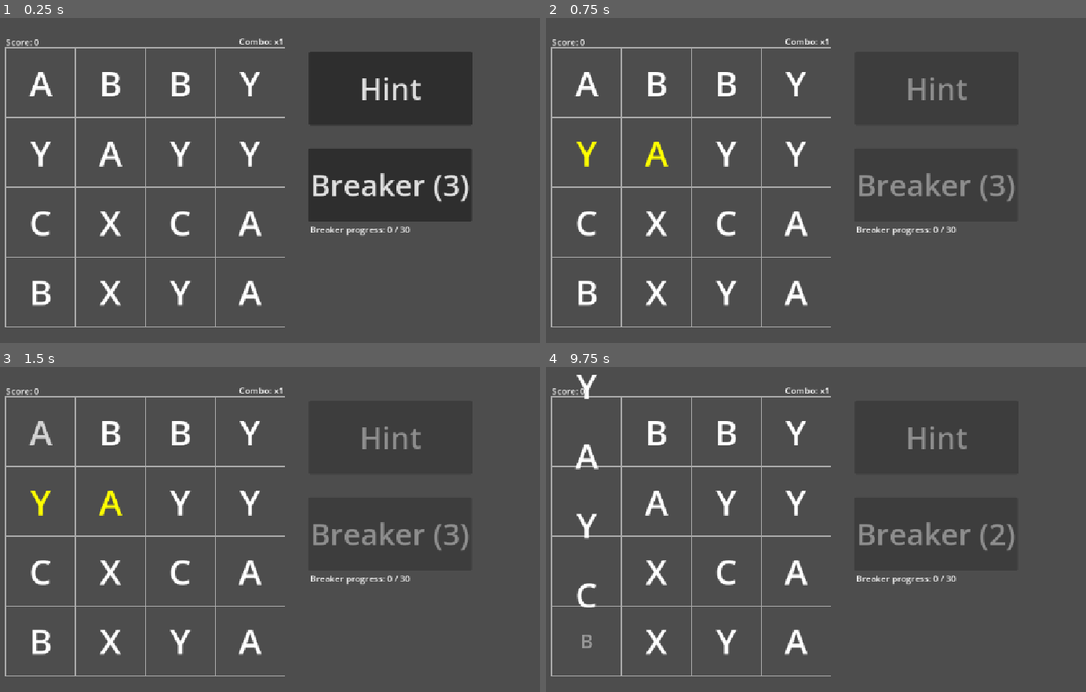
Above: before the commit, frames 1-4 (two rows, left to right).
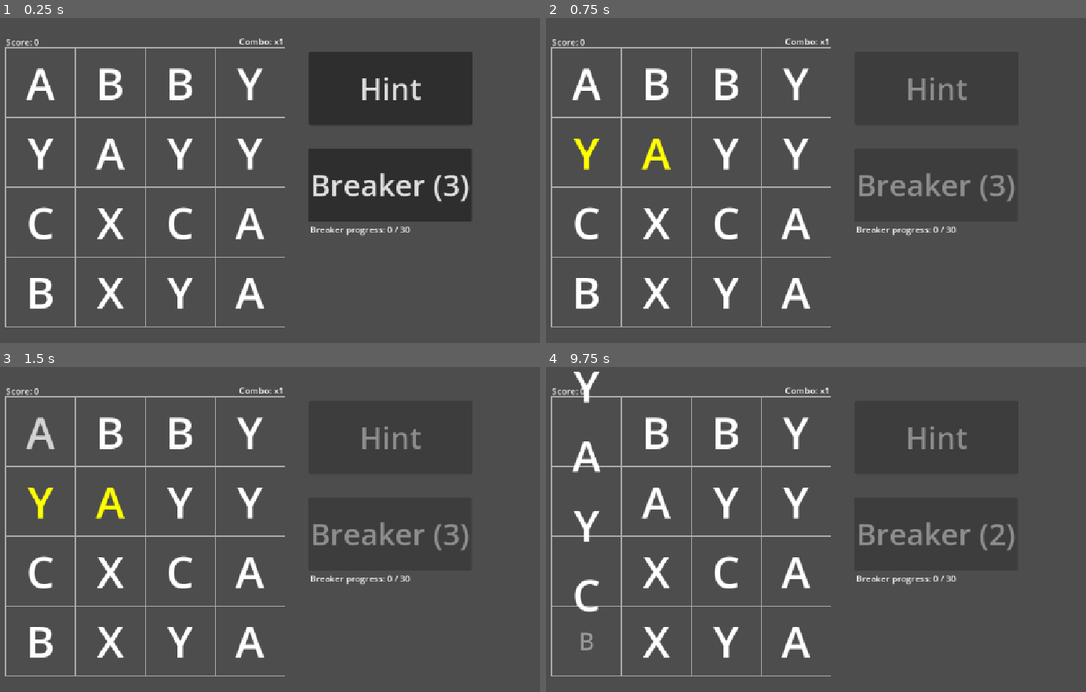
Above: after the commit, the same moments.

Repository: fehudma/godot_projects
Game: Godot game, scene res://Scenes/game.tscn
Two runs of this game, one before a commit and one after it. Both use one fixed random seed, a clock stepped at 60 frames per second and the inputs below.
Inputs (mouse positions are in pixels of both pictures, inside the frame that each line leads up to):
- Up to frame 1 (0.25 s): no input
- Up to frame 2 (0.75 s): click "Hint" at 0.5 s
- Up to frame 3 (1.5 s): tap Enter at 1.25 s; move the mouse to (43, 432) at 1.27 s; click (43, 432) at 1.42 s
- Up to frame 4 (9.75 s): click "Breaker (3)" at 2 s; click "Breaker: ON (3)" at 2.75 s; click "Hint" at 3.5 s; tap Space at 4.25, 9.5 s; move the mouse to (589, 500) at 4.27 s; click (589, 500) at 4.42 s; click "Breaker (3)" at 5 s; click "Breaker: ON (3)" at 5.75 s; click "Hint" at 6.5 s; tap Enter at 7.25 s; move the mouse to (589, 571) at 7.27 s; click (589, 571) at 7.42 s; click "Breaker (3)" at 8 s; click "Breaker: ON (3)" at 8.75 s; move the mouse to (589, 640) at 9.52 s; click (589, 640) at 9.67 s

The runs differ from the first frame. In frame 1, 2.6% of the frame differs, in the area x 4-49%, y 15-90%; in frame 2, 2.6%; in frame 3, 2.6%; in frame 4, 2.5%.

Commit message:
board is now 4x4 part 2

Diff:
--- a/Scenes/piece.tscn
+++ b/Scenes/piece.tscn
@@ -9,11 +9,11 @@
 script = ExtResource("1_jf0mb")
 
 [node name="LetterLabel" type="Label" parent="." unique_id=1078730243]
-offset_left = -32.0
+offset_left = -64.0
 offset_top = -64.0
-offset_right = 32.0
+offset_right = 64.0
 offset_bottom = 64.0
-theme_override_font_sizes/font_size = 64
+theme_override_font_sizes/font_size = 80
 text = "C"
 horizontal_alignment = 1
 vertical_alignment = 1
Not shown, changed: export_presets.cfg
